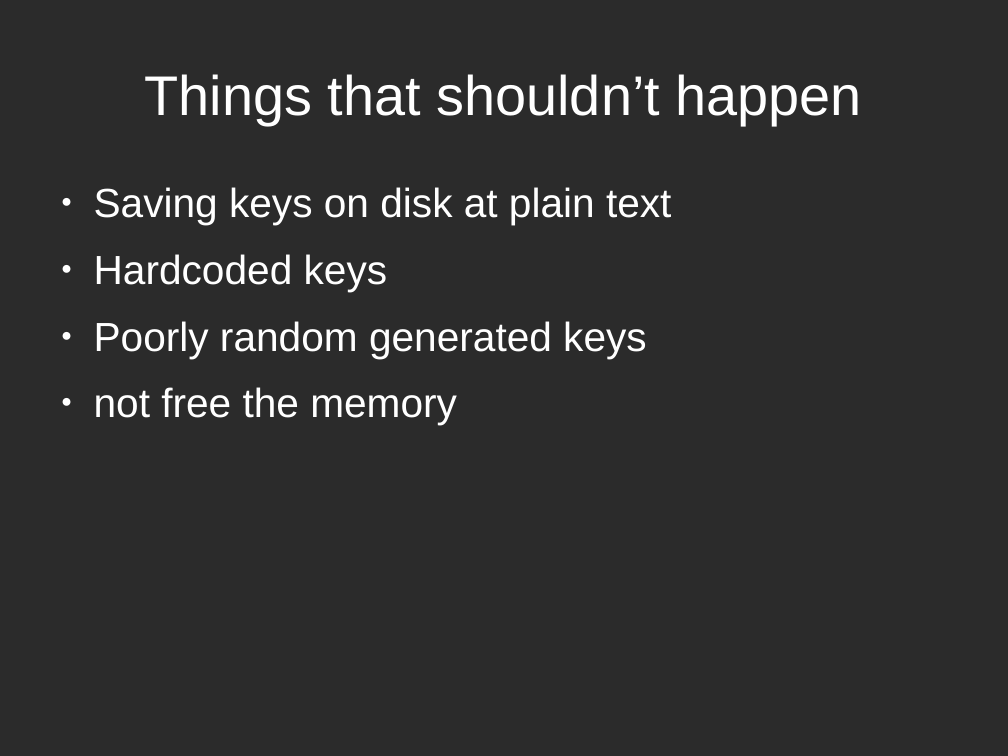
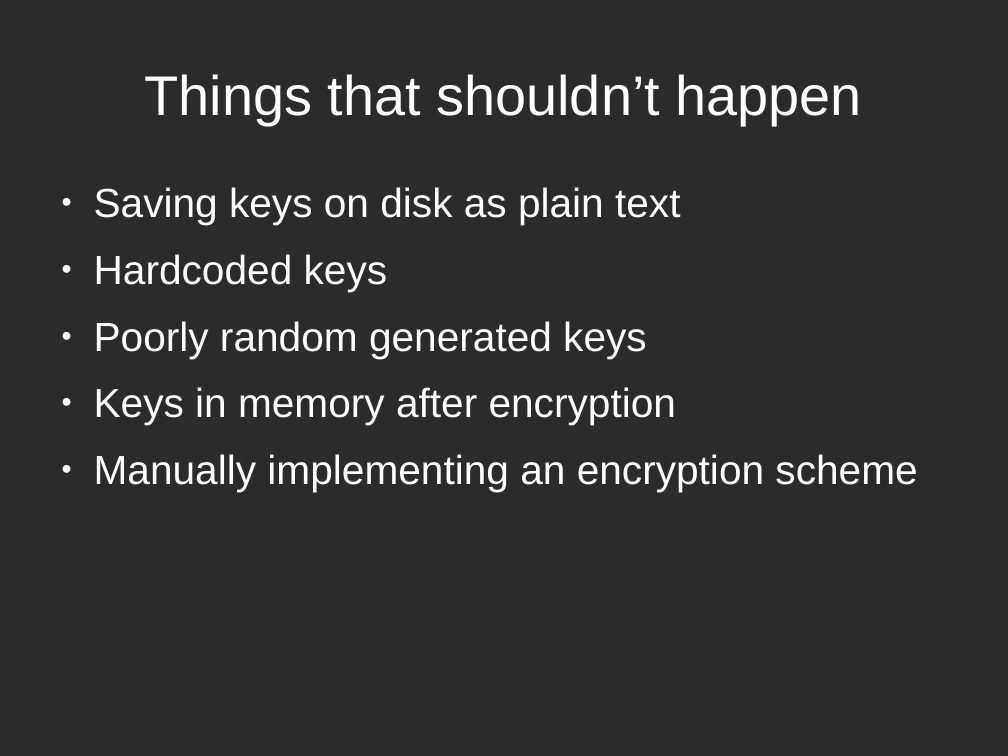
Before and after one commit to tarcisio-marinho/GonnaCry, a slide deck: slide 11 of Python/talk/na_beira_do_rio.odp. Drawn at 1008x756 pixels with LibreOffice and Linux fonts; fonts in the diff are those of the drawing; background and template pictures are left out; a plain dark background stands for a picture behind light text. Boxes give left, top, right and bottom in pixels: in the first picture for what was removed or moved away, otherwise in the second. Text is boxed around its words. In the diff, an @@ line names an element or a change of style, - is before the commit and + after.

Commit message:
update slide

```diff
--- a/Python/talk/na_beira_do_rio.odp
+++ b/Python/talk/na_beira_do_rio.odp
@@ text at (x1=94, y1=187, x2=680, y2=225): text changed @@
-● Saving keys on disk at plain text
+● Saving keys on disk as plain text
@@ text at (x1=94, y1=387, x2=917, y2=492): text changed @@
-● not free the memory
+● Keys in memory after encryption
+● Manually implementing an encryption scheme
```
Also in this commit, not shown: 1 slide added, 1 slide removed.
